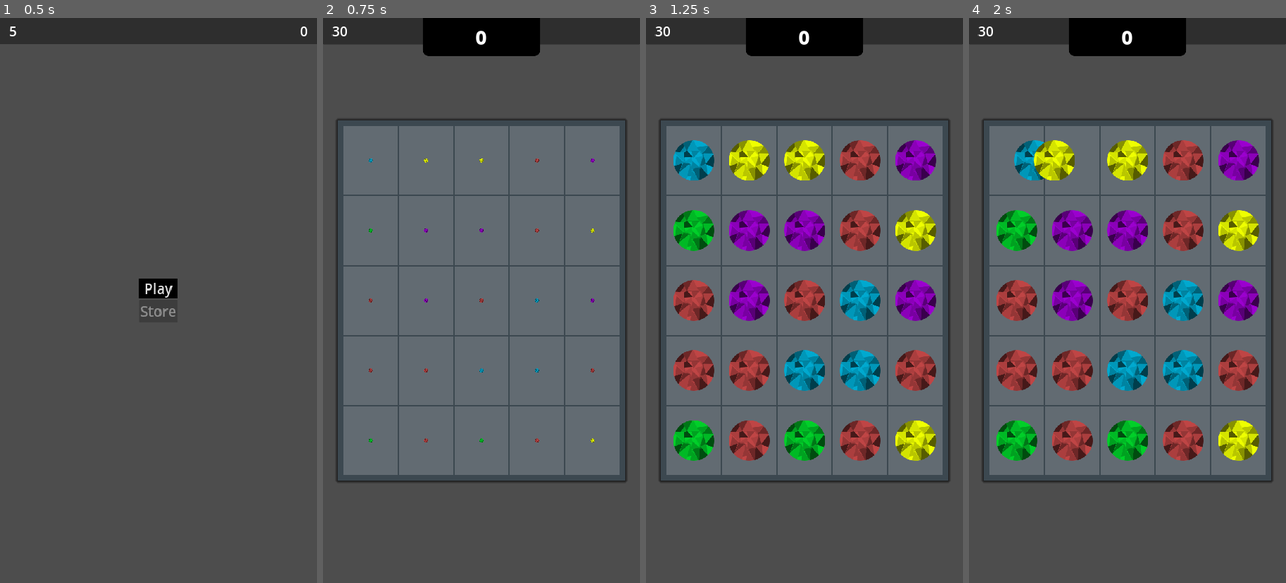
Above: before the commit, frames 1-4 (left to right).
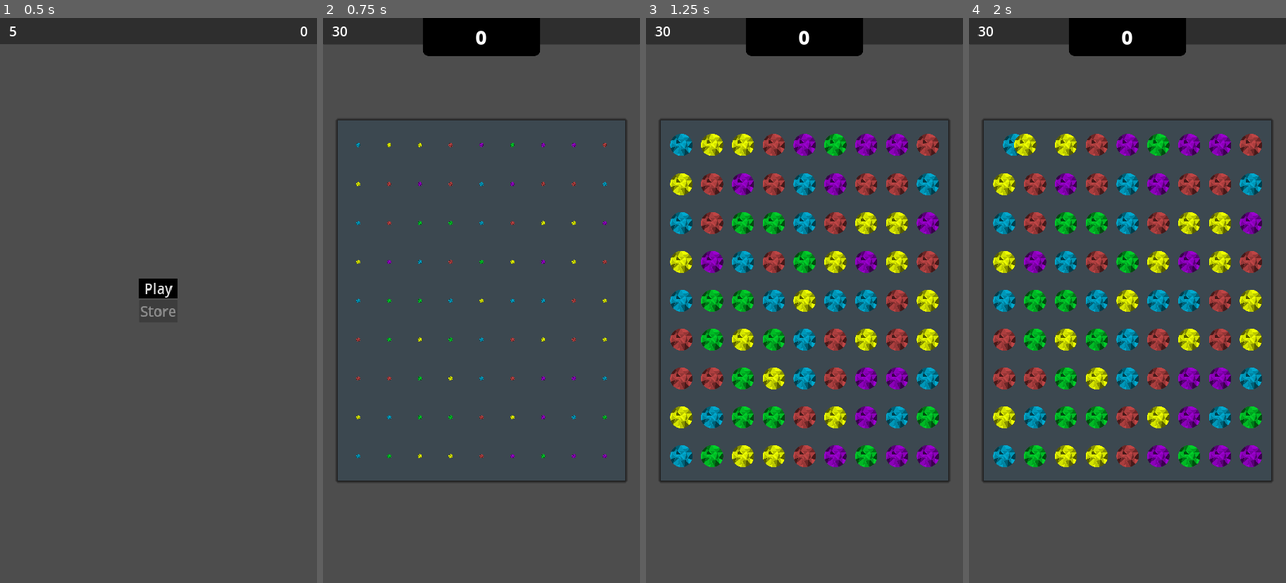
Above: after the commit, the same moments.

Repository: kuma-gee/holo-crush
Game: Godot game, scene res://src/start.tscn
Two runs of this game, one before a commit and one after it. Both use one fixed random seed, a clock stepped at 60 frames per second and the inputs below. The engine's default icon, where the game draws it, is replaced by a stand-in: a white triangle on a blue panel in a dark square.
Inputs (mouse positions are in pixels of both pictures, inside the frame that each line leads up to):
- Up to frame 1 (0.5 s): no input
- Up to frame 2 (0.75 s): click "Play" at 0.5 s
- Up to frame 3 (1.25 s): no input
- Up to frame 4 (2 s): tap Enter at 1.25 s; drag from (1016, 159) to (1159, 176) at 1.27 s

Frame 1 is identical in both runs. In frame 2, 52% of the frame differs, in the area x 6-94%, y 19-81%; in frame 3, 52%; in frame 4, 52%.

Commit message:
some refactor

Diff:
--- a/godot/src/game.tscn
+++ b/godot/src/game.tscn
@@ -35,9 +35,6 @@
 
 [node name="Data" type="Node" parent="."]
 script = ExtResource("4_egjxx")
-width = 5
-height = 5
-debug = true
 
 [node name="Top" type="PanelContainer" parent="."]
 layout_mode = 1
--- a/godot/src/grid/grid_ui.gd
+++ b/godot/src/grid/grid_ui.gd
@@ -121,7 +121,7 @@
 			var slot = slot_scene.instantiate() as Slot
 			add_child(slot)
 			slot.pos = pos
-			slot.swiped.connect(func(pos, dir):
+			slot.swiped.connect(func(dir):
 				if data.swap(pos, pos + dir):
 					turn_used.emit()
 			)
--- a/godot/src/grid/slot.gd
+++ b/godot/src/grid/slot.gd
@@ -8,8 +8,7 @@
 signal change_done
 signal replace_done
 
-signal pressed
-signal swiped(pos, dir)
+signal swiped(dir)
 
 var piece: Piece
 var pos: Vector2i
@@ -114,12 +113,6 @@
 
 	replace_done.emit()
 
-
-func _on_swipe_control_pressed():
-	if piece:
-		pressed.emit()
-
-
 func _on_swipe_control_swiped(dir):
 	if piece:
-		swiped.emit(pos, dir)
+		swiped.emit(dir)
--- a/godot/src/grid/slot.tscn
+++ b/godot/src/grid/slot.tscn
@@ -13,6 +13,7 @@
 script = ExtResource("1_ysysd")
 
 [node name="ColorRect" type="ColorRect" parent="."]
+visible = false
 layout_mode = 1
 anchors_preset = 15
 anchor_right = 1.0
@@ -30,5 +31,4 @@
 grow_vertical = 2
 script = ExtResource("2_arkt7")
 
-[connection signal="pressed" from="SwipeControl" to="." method="_on_swipe_control_pressed"]
 [connection signal="swiped" from="SwipeControl" to="." method="_on_swipe_control_swiped"]
